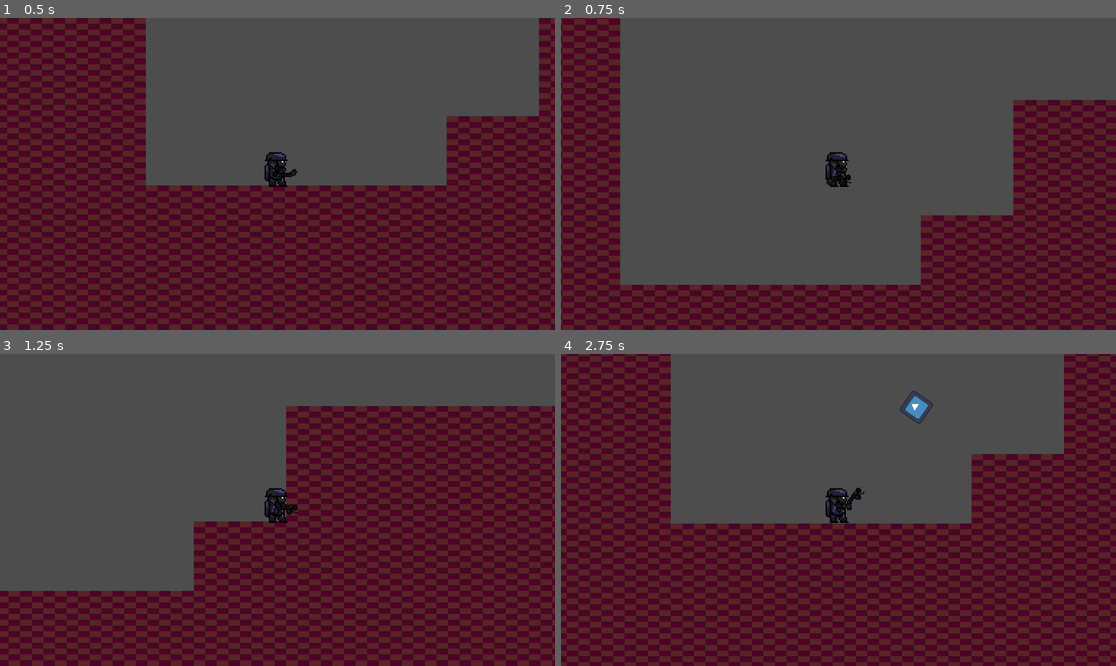
Above: before the commit, frames 1-4 (two rows, left to right).
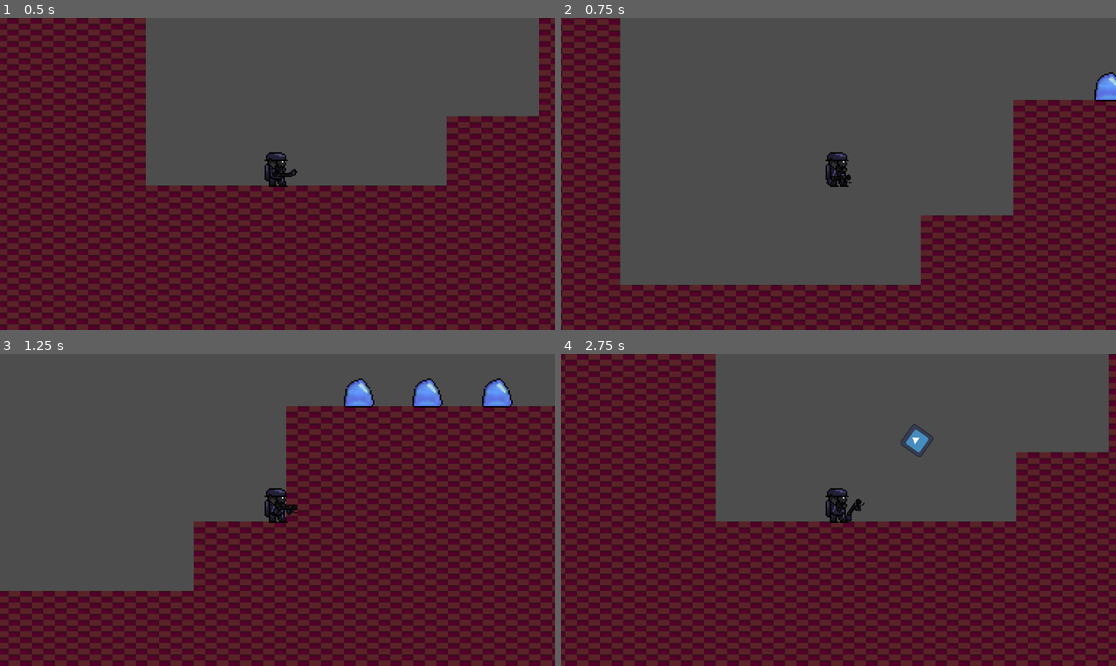
Above: after the commit, the same moments.

Repository: ItsPlagueDoctor/FireShooter
Game: Godot game, scene res://game.tscn
The game is run twice, just before and just after one commit, with the same random seed, the same clock (stepped at 60 frames per second) and the same inputs. The engine's default icon, where the game draws it, is replaced by a stand-in: a white triangle on a blue panel in a dark square.
Inputs (mouse positions are in pixels of both pictures, inside the frame that each line leads up to):
- Up to frame 1 (0.5 s): no input
- Up to frame 2 (0.75 s): tap Enter (ui_accept) at 0.5 s; move the mouse to (960, 158) at 0.52 s; press the mouse at (960, 158) at 0.53 s; hold D (move right) from 0.53 s (still down)
- Up to frame 3 (1.25 s): keep holding D (move right); tap Enter (ui_accept) at 0.77 s
- Up to frame 4 (2.75 s): move the mouse to (727, 525) at 1.27 s; release the mouse at (727, 525) at 1.28 s; click (727, 525) at 1.35 s; tap Enter (ui_accept) at 1.52 s; move the mouse to (894, 441) at 2.02 s; release D (move right) at 2.03 s; press the mouse at (894, 441) at 2.03 s; hold A (move left) from 2.03 s (still down)

Frame 1 is identical in both runs. In frame 2, 0.3% of the frame differs, in the area x 96-100%, y 17-27%; in frame 3, 1.2%; in frame 4, 34%, in the area x 0-100%, y 0-100%.

Commit message:
v1..3 some other stuff :)

Diff:
--- a/MainCharacter.gd
+++ b/MainCharacter.gd
@@ -1,4 +1,5 @@
 extends CharacterBody2D
+
 
 
 const SPEED = 300.0
--- a/Scenes/MainCharacter.tscn
+++ b/Scenes/MainCharacter.tscn
@@ -7,14 +7,14 @@
 [sub_resource type="RectangleShape2D" id="RectangleShape2D_itbwg"]
 size = Vector2(12, 15)
 
-[node name="CharacterBody2D" type="CharacterBody2D"]
+[node name="MainCharacter" type="CharacterBody2D"]
 script = ExtResource("1_k02uv")
 
 [node name="Sprite2D" type="Sprite2D" parent="."]
 position = Vector2(-1, -3)
 texture = ExtResource("2_3ady5")
 
-[node name="CollisionShape2D" type="CollisionShape2D" parent="."]
+[node name="HitBox" type="CollisionShape2D" parent="."]
 position = Vector2(0, 0.5)
 shape = SubResource("RectangleShape2D_itbwg")
 
--- a/Scenes/enemy.tscn
+++ b/Scenes/enemy.tscn
@@ -9,13 +9,16 @@
 [sub_resource type="CircleShape2D" id="CircleShape2D_kql8l"]
 radius = 9.0
 
+[sub_resource type="CircleShape2D" id="CircleShape2D_m0tng"]
+radius = 70.0357
+
 [node name="Enemy" type="CharacterBody2D"]
 script = ExtResource("1_4jjnl")
 
 [node name="Sprite2D" type="Sprite2D" parent="."]
 texture = ExtResource("2_7vj7p")
 
-[node name="CollisionShape2D" type="CollisionShape2D" parent="."]
+[node name="HitBox" type="CollisionShape2D" parent="."]
 position = Vector2(0, 2)
 shape = SubResource("CircleShape2D_bkqut")
 
@@ -25,4 +28,11 @@
 position = Vector2(0, 2)
 shape = SubResource("CircleShape2D_kql8l")
 
+[node name="Detection Area" type="Area2D" parent="."]
+
+[node name="CollisionShape2D" type="CollisionShape2D" parent="Detection Area"]
+shape = SubResource("CircleShape2D_m0tng")
+
 [connection signal="area_entered" from="Area2D" to="." method="_on_area_2d_area_entered"]
+[connection signal="body_entered" from="Detection Area" to="." method="_on_detection_area_body_entered"]
+[connection signal="body_exited" from="Detection Area" to="." method="_on_detection_area_body_exited"]
--- /dev/null
+++ b/Scenes/killzone.tscn
@@ -0,0 +1,12 @@
+[gd_scene load_steps=2 format=3 uid="uid://b0cqo825ocb2a"]
+
+[ext_resource type="Script" path="res://Scripts/Killzone.gd" id="1_6i6un"]
+
+[node name="Killzone" type="Area2D"]
+script = ExtResource("1_6i6un")
+
+[node name="Timer" type="Timer" parent="."]
+
+[connection signal="area_shape_entered" from="." to="." method="_on_area_shape_entered"]
+[connection signal="body_entered" from="." to="." method="_on_body_entered"]
+[connection signal="timeout" from="Timer" to="." method="_on_timer_timeout"]
--- a/Scripts/CharacterBody2D.gd
+++ b/Scripts/CharacterBody2D.gd
@@ -2,19 +2,28 @@
 
 const speed = 500
 const jump = -500
-const gravity = 20
-const UP = Vector2(0, -1)
+var gravity = ProjectSettings.get_setting("physics/2d/default_gravity")
+var player_chase = false
 
 var motion = Vector2()
 
 var move = true
 var direction1 = 1
 var alive = true
+var mainCharacter = null
 
 var health = 10
 var can_take_health = true
 var weapon_name = " "
 var weapon_dmg = 0
+
+func _physics_process(delta):
+	# Add the gravity.
+	if not is_on_floor():
+		velocity.y += gravity * delta
+	if player_chase:
+		position +=(mainCharacter.position - position)/speed
+	move_and_slide()
 
 
 func damage():
@@ -32,7 +41,20 @@
 
 
 func _on_area_2d_area_entered(area):
-	weapon_name = "Flamethrower"
-	print(weapon_name, " bullet has hit enemy")
-	weapon_dmg = 2
-	damage()
+	print(area.name)
+	if area.name == "FlameThrowerFlame":
+		weapon_name = "Flamethrower"
+		print(weapon_name, " bullet has hit enemy")
+		weapon_dmg = 2
+		damage()
+
+
+func _on_detection_area_body_entered(body):
+	mainCharacter = body
+	player_chase = true
+
+
+
+
+func _on_detection_area_body_exited(body):
+	player_chase = false
--- /dev/null
+++ b/Scripts/Killzone.gd
@@ -0,0 +1,17 @@
+extends Area2D
+
+@onready var timer = $Timer
+
+
+func _on_body_entered(body):
+	if body.name == "CharacterBody2D":
+		print("You died")
+		Engine.time_scale = 0.5
+		body.get_node("CollisionShape2D").queue_free()
+		timer.start()
+
+
+
+func _on_timer_timeout():
+	Engine.time_scale = 1.0
+	get_tree().reload_current_scene()
--- a/flameThrowerFlame.gd
+++ b/flameThrowerFlame.gd
@@ -12,7 +12,7 @@
 	position += velocity * delta  # Move the bullet based on the updated velocity
 	position += Vector2.RIGHT.rotated(rotation) * speed * delta
 
-func _physics_process(delta):
+func _physics_process(_delta):
 	await(get_tree().create_timer(0.01).timeout)
 	set_physics_process(false)
 
--- a/game.tscn
+++ b/game.tscn
@@ -1825,3 +1825,6 @@
 
 [node name="Enemy2" parent="." instance=ExtResource("5_ws0qb")]
 position = Vector2(351, -219)
+
+[node name="Enemy3" parent="." instance=ExtResource("5_ws0qb")]
+position = Vector2(299, -168)
Not shown: 1 places in Scenes/enemy.tscn that only renumber resources
